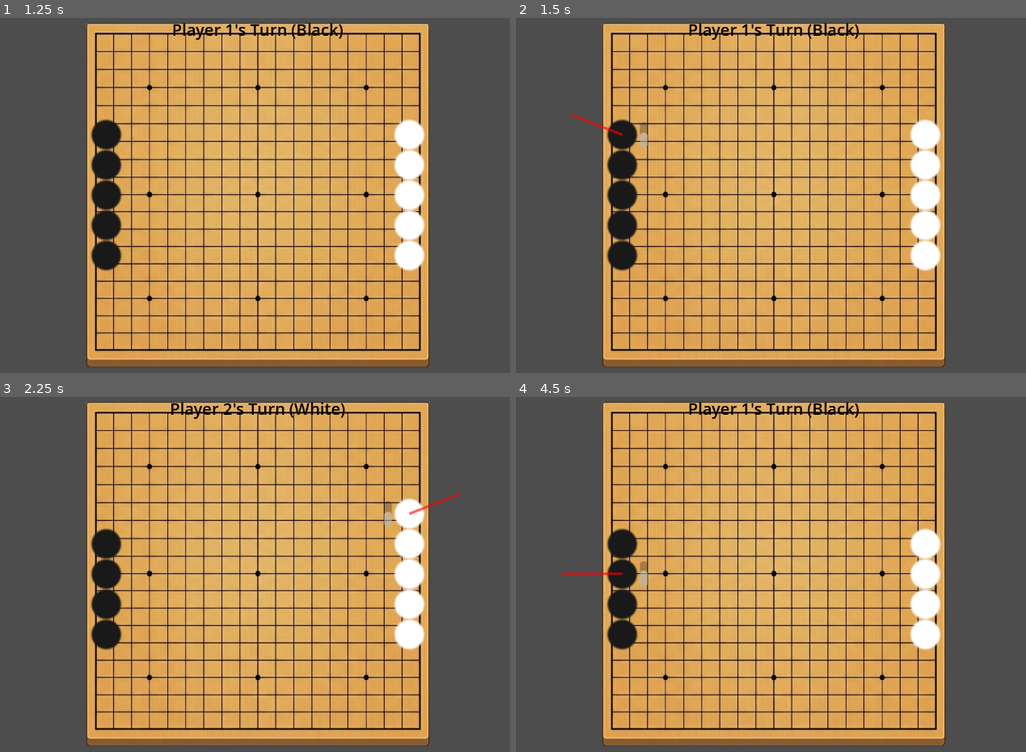
Above: before the commit, frames 1-4 (two rows, left to right).
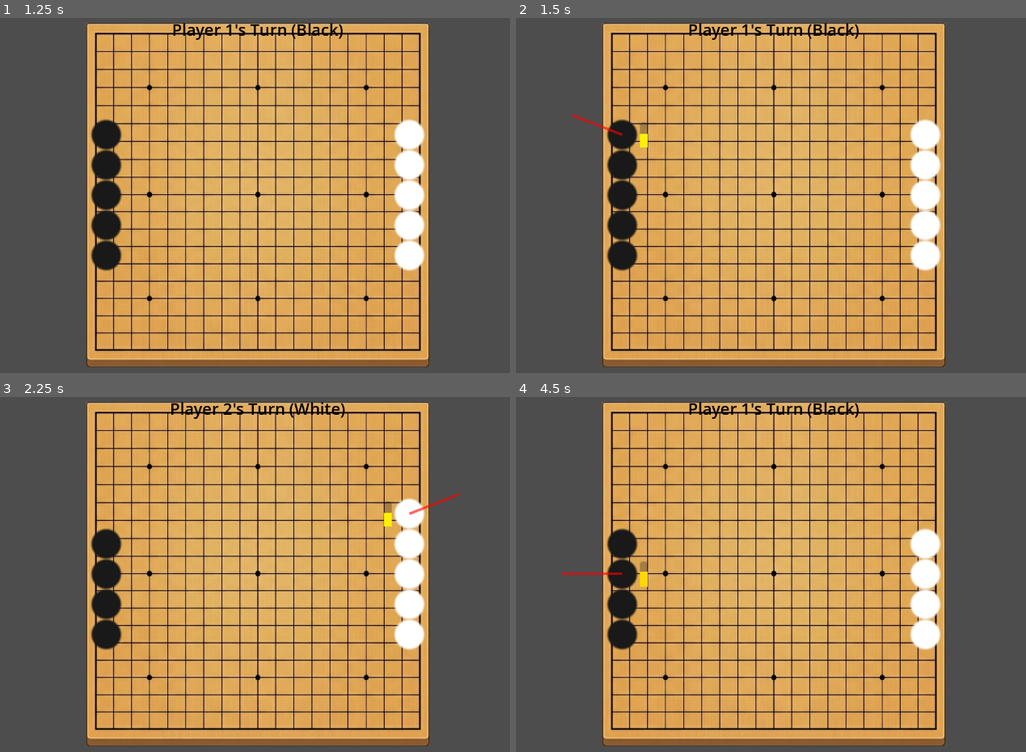
Above: after the commit, the same moments.

Repository: kimmb3217-droid/egg
Game: Godot game, scene res://MainMenu.tscn
Same seed, same stepped clock (60 frames per second), same inputs: the game is played once before the commit and once after it.
Inputs (mouse positions are in pixels of both pictures, inside the frame that each line leads up to):
- Up to frame 1 (1.25 s): click "5 Stones" at 0.5 s
- Up to frame 2 (1.5 s): tap Enter at 1.25 s; drag from (623, 135) to (776, 195) at 1.27 s
- Up to frame 3 (2.25 s): drag from (408, 514) to (260, 574) at 2.02 s
- Up to frame 4 (4.5 s): move the mouse to (623, 542) at 2.77 s; click (623, 542) at 2.92 s; tap Space at 3.5 s; drag from (924, 542) to (582, 521) at 3.52 s; tap Enter at 4.25 s; drag from (623, 574) to (806, 574) at 4.27 s

Frame 1 is identical in both runs. In frame 2, less than 0.1% of the frame differs, in the area x 24-26%, y 32-37%; in frame 3, less than 0.1%; in frame 4, less than 0.1%, in the area x 24-26%, y 48-54%.

Commit message:
파워 게이지 색깔 추가

Diff:
--- a/Stone.gd
+++ b/Stone.gd
@@ -8,6 +8,8 @@
 var player_id = 1
 var interactable = false
 var game_manager = null
+var gauge_style = StyleBoxFlat.new()
+var power_gradient = Gradient.new()
 
 @onready var line_2d = $Line2D
 @onready var sprite = $Sprite2D
@@ -25,6 +27,16 @@
 		power_gauge.visible = false
 		power_gauge.max_value = 100
 		power_gauge.top_level = true # 부모의 회전에 영향을 받지 않도록 분리
+
+		# 파워 게이지 색상 그라데이션 설정
+		power_gradient.set_color(0, Color.LIGHT_GREEN)
+		power_gradient.set_color(1, Color.RED)
+		power_gradient.add_point(0.25, Color.GREEN)
+		power_gradient.add_point(0.5, Color.YELLOW)
+		power_gradient.add_point(0.75, Color.ORANGE)
+
+		# ProgressBar 채우기 스타일 설정
+		power_gauge.add_theme_stylebox_override("fill", gauge_style)
 
 	# 물리 속성 초기화 (통통 튀는 느낌 방지 및 미끄러짐 구현)
 	gravity_scale = 0.0 # 위에서 내려다보는 2D 시점이므로 중력 0
@@ -79,7 +91,11 @@
 			line_2d.points[1] = drag_vector.rotated(-global_rotation)
 
 		if power_gauge:
-			power_gauge.value = (drag_vector.length() / max_drag_distance) * 100.0
+			var percentage = (drag_vector.length() / max_drag_distance) * 100.0
+			power_gauge.value = percentage
+
+			# 부드러운 색상 전환 적용
+			gauge_style.bg_color = power_gradient.sample(percentage / 100.0)
 
 			# 쏘는 방향(drag_vector.x)에 따라 게이지 위치를 돌의 왼쪽(-50) 또는 오른쪽(35)으로 배치
 			var side_offset = 35.0
